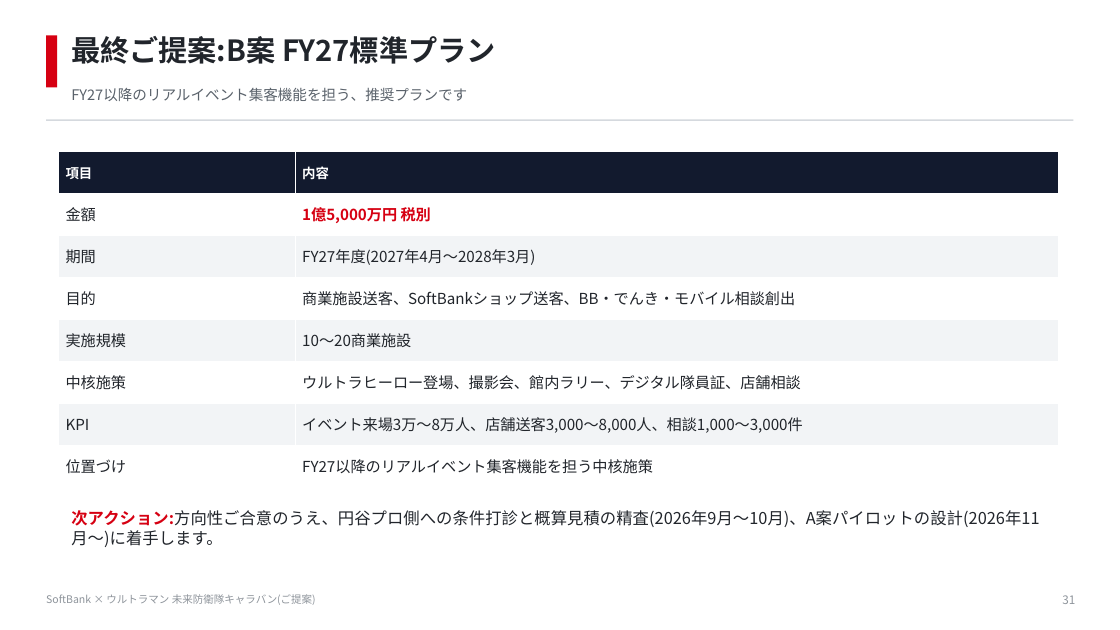
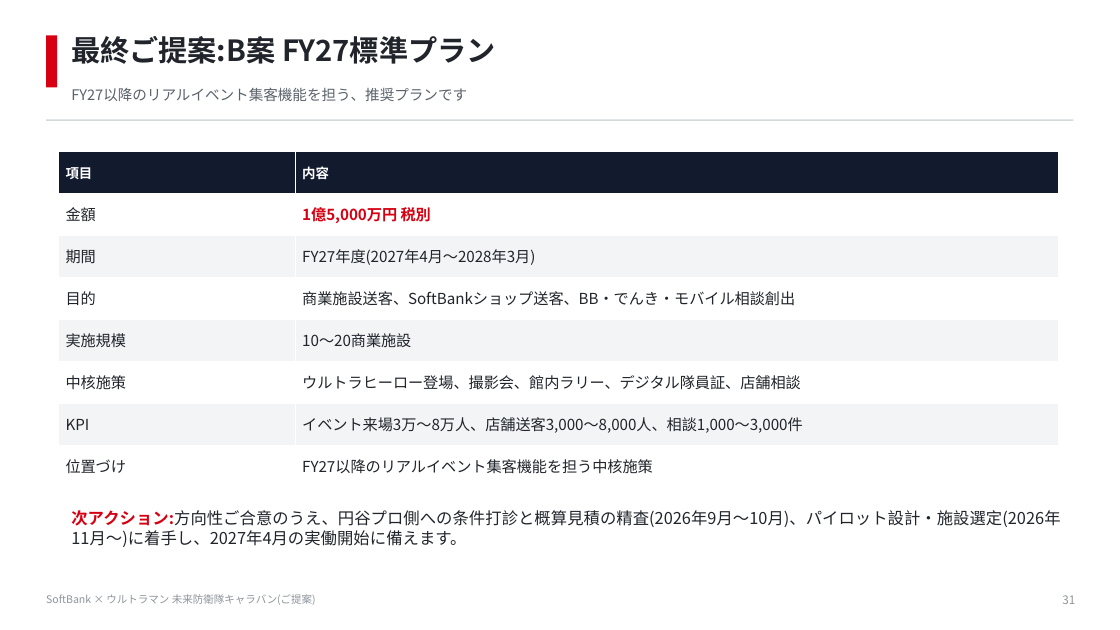
Before and after one commit to hayatoshintani-spe/kessho-lens, a slide deck: slide 31 of docs/proposals/softbank-ultraman-caravan/SoftBank_Ultraman_未来防衛隊キャラバン_提案資料.pptx. Drawn at 1120x630 pixels with LibreOffice and Linux fonts; fonts in the diff are those of the drawing. Boxes give left, top, right and bottom in pixels: in the first picture for what was removed or moved away, otherwise in the second. Text is boxed around its words. In the diff, an @@ line names an element or a change of style, - is before the commit and + after.

```diff
--- a/docs/proposals/softbank-ultraman-caravan/SoftBank_Ultraman_未来防衛隊キャラバン_提案資料.pptx
+++ b/docs/proposals/softbank-ultraman-caravan/SoftBank_Ultraman_未来防衛隊キャラバン_提案資料.pptx
@@ text at bbox=[71, 510, 1060, 547]: text changed @@
-次アクション:方向性ご合意のうえ、円谷プロ側への条件打診と概算見積の精査(2026年9月〜10月)、A案パイロットの設計(2026年11月〜)に着手します。
+次アクション:方向性ご合意のうえ、円谷プロ側への条件打診と概算見積の精査(2026年9月〜10月)、パイロット設計・施設選定(2026年11月〜)に着手し、2027年4月の実働開始に備えます。
```
Also in this commit, not shown: 3 other slides changed, 2 other files.
